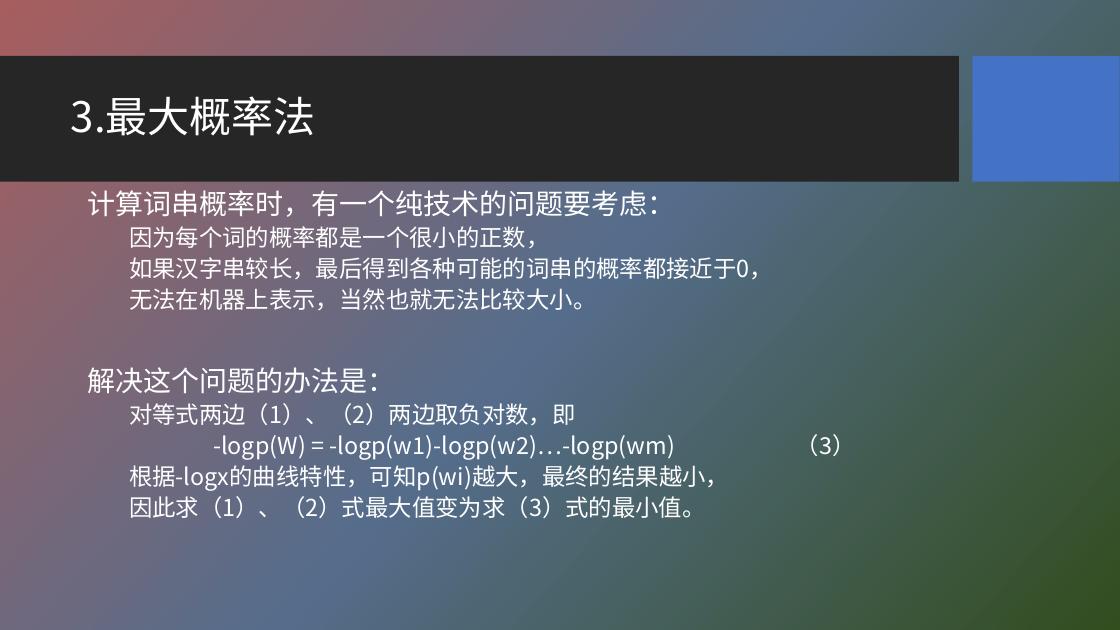
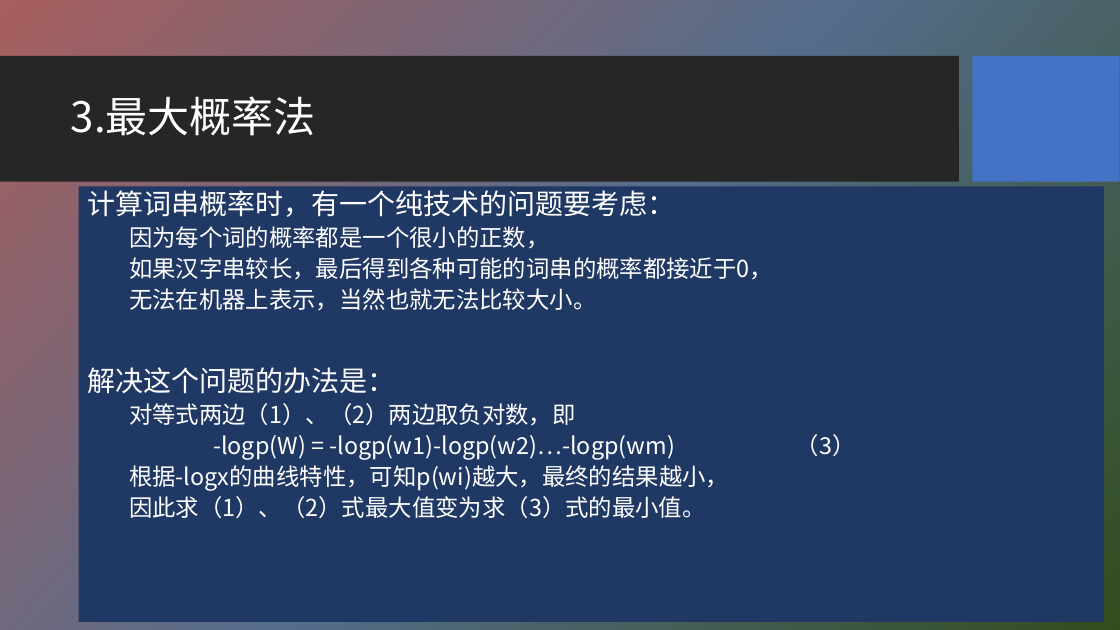
Before and after one commit to HBU/NLP_PPT, a slide deck: slide 15 of PPT-2020/ch07 词法分析.pptx. Drawn at 1120x630 pixels with LibreOffice and Linux fonts; fonts in the diff are those of the drawing; background and template pictures are left out. Boxes give left, top, right and bottom in pixels: in the first picture for what was removed or moved away, otherwise in the second. Text is boxed around its words. In the diff, an @@ line names an element or a change of style, - is before the commit and + after.

```diff
--- a/PPT-2020/ch07 词法分析.pptx
+++ b/PPT-2020/ch07 词法分析.pptx
@@ text "计算词串概率时，有一个纯技术的问题要考虑：": place and size @@
-text "计算词串概率时，有一个纯技术的问题要考虑：" at [87, 190, 773, 518]
+text "计算词串概率时，有一个纯技术的问题要考虑：" at [79, 187, 1105, 622]
@@ text "计算词串概率时，有一个纯技术的问题要考虑：" at [79, 187, 1105, 622]: fill none to #203864 @@
```
Also in this commit, not shown: 11 other slides changed, 1 other file.
